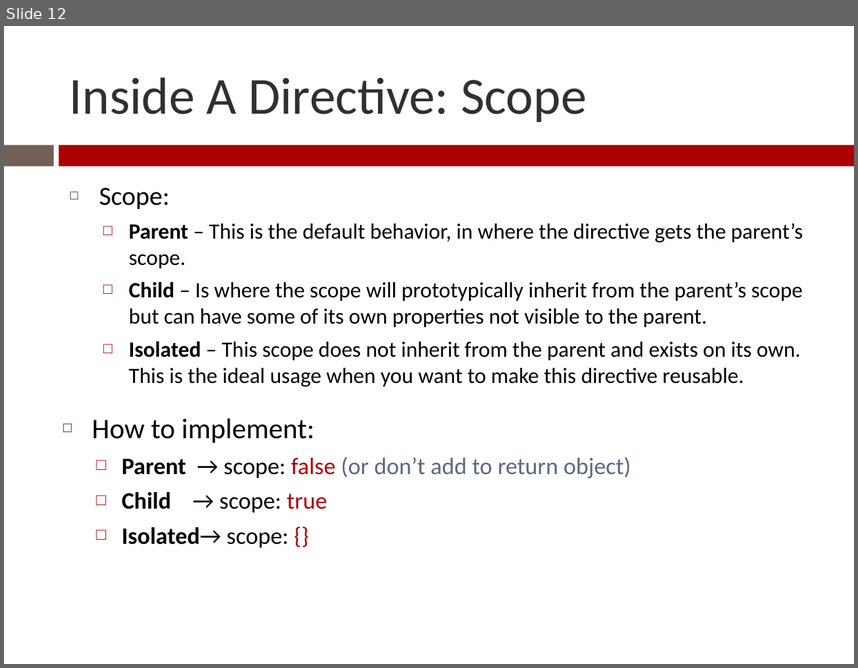
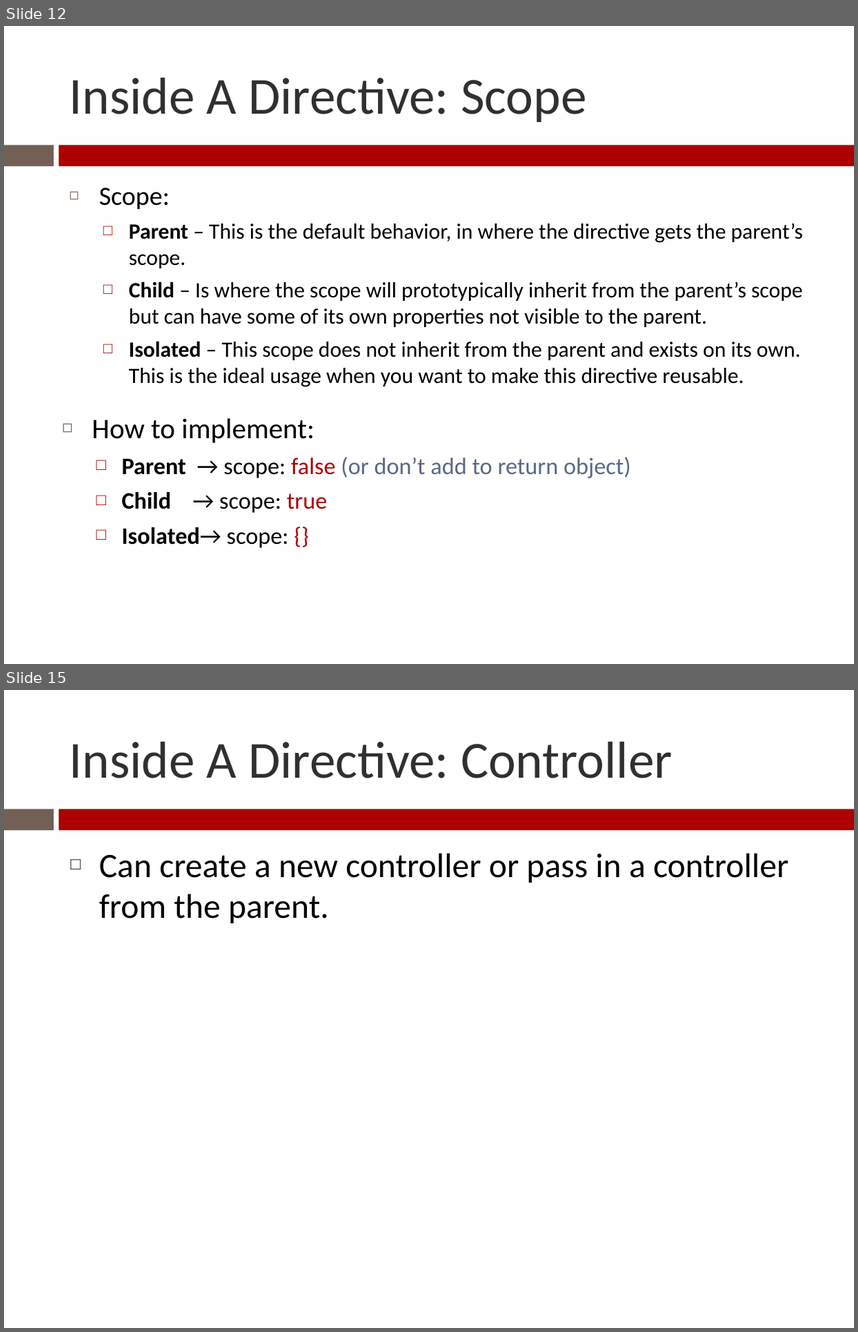
Before and after one commit to Zenitram-Oriaj/AngularJS_Directives, a slide deck: presentation/ajs_dir_presentation.pptx. Shown one above the other, each under a label of ours: slide 12 before the commit, slides 12 and 15 after it; the slides between them are not shown. The pictures are 858x668 and 858x1332 pixels, drawn with LibreOffice and Linux fonts; fonts in the diff are those of the drawing. Boxes give left, top, right and bottom in pixels: in the first picture for what was removed or moved away, otherwise in the second. Text is boxed around its words. In the diff, an @@ line names an element or a change of style, - is before the commit and + after.

```diff
--- a/presentation/ajs_dir_presentation.pptx
+++ b/presentation/ajs_dir_presentation.pptx
@@ slide 15 added at (x1=4, y1=690, x2=854, y2=1328), background #FFFFFF; not listed: 2 template elements that a slide beside it also shows @@
@@ title added at (x1=70, y1=741, x2=673, y2=778), 44 pt, text #303030 @@
+Inside A Directive: Controller
@@ text added at (x1=99, y1=853, x2=789, y2=923), 29 pt, text #000000 @@
+◻ Can create a new controller or pass in a controller from the parent.
```
Also in this commit, not shown: 4 slides changed, 1 other slide added, 4 other files.
